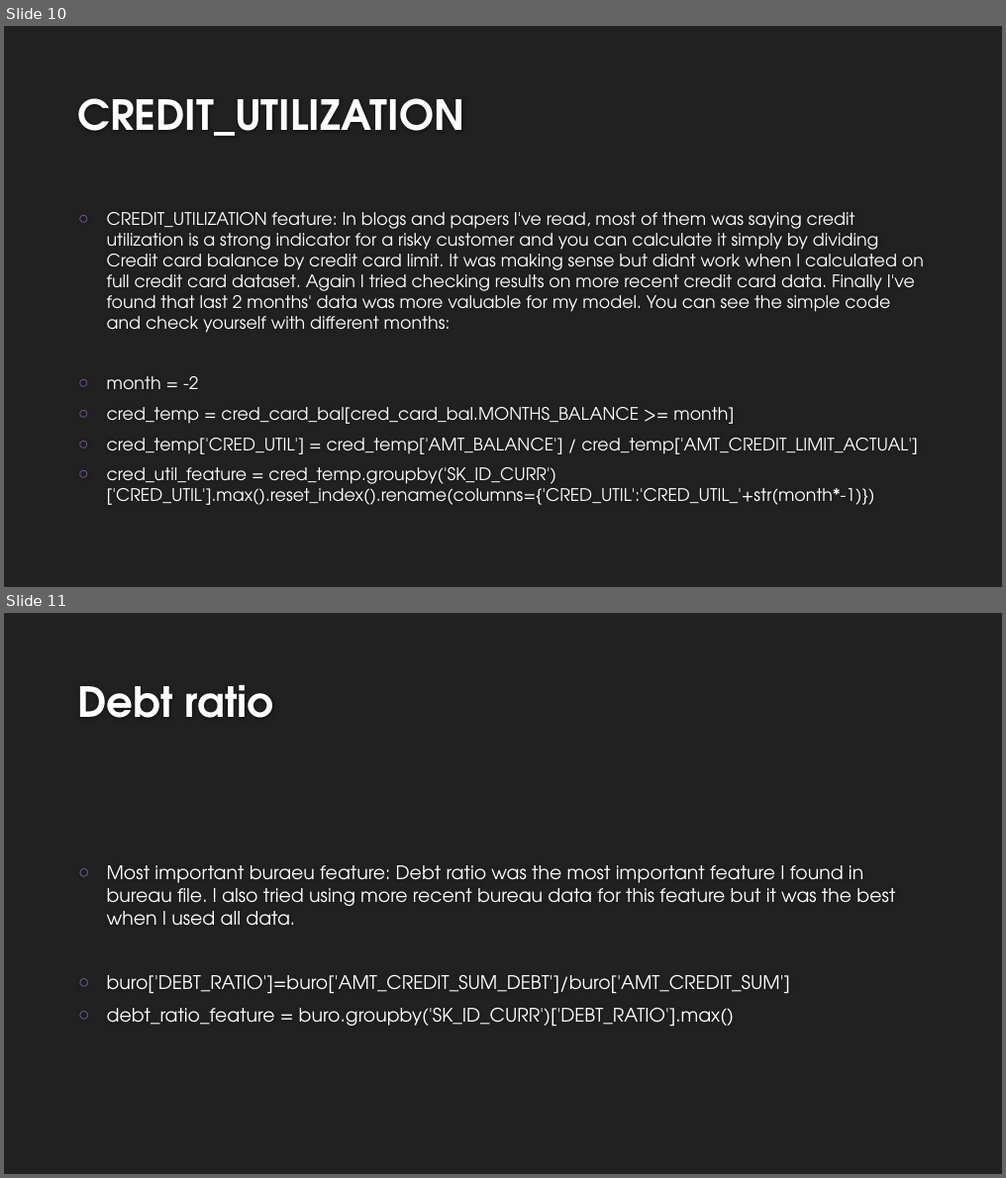
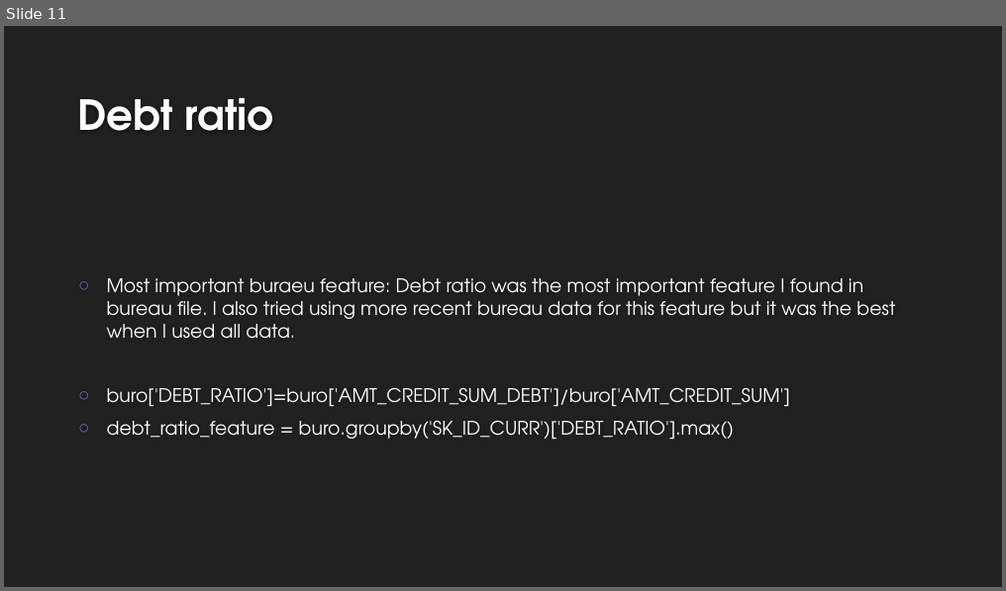
Before and after one commit to EtienneLardeur/P7_Scoring, a slide deck: P7_Support.pptx. Shown one above the other, each under a label of ours: slides 10 and 11 before the commit, slide 11 after it. The pictures are 1006x1178 and 1006x591 pixels, drawn with LibreOffice and Linux fonts; fonts in the diff are those of the drawing; background and template pictures are left out. Boxes give left, top, right and bottom in pixels: in the first picture for what was removed or moved away, otherwise in the second. Text is boxed around its words. In the diff, an @@ line names an element or a change of style, - is before the commit and + after.

Commit message:
split EDA - Model
EDA : encore des aspects à corriger / finaliser   :-/
Model : le scoring n'est pas encore viable (mais le F1-score semble une alternative crédible)  :-(

```diff
--- a/P7_Support.pptx
+++ b/P7_Support.pptx
@@ slide 10 removed at box(4, 26, 1002, 587), background #212121 @@
@@ title removed at box(78, 98, 465, 136) @@
-CREDIT_UTILIZATION
@@ text removed at box(107, 212, 924, 505) @@
-○ CREDIT_UTILIZATION feature: In blogs and papers I've read, most of them was saying credit utilization is a strong indicator for a risky customer and you can calculate it simply by dividing Credit card balance by credit card limit. It was making sense but didnt work when I calculated on full credit card dataset. Again I tried checking results on more recent credit card data. Finally I've found that last 2 months' data was more valuable for my model. You can see the simple code and check yourself with different months:
-○ month = -2
-○ cred_temp = cred_card_bal[cred_card_bal.MONTHS_BALANCE >= month]
-○ cred_temp['CRED_UTIL'] = cred_temp['AMT_BALANCE'] / cred_temp['AMT_CREDIT_LIMIT_ACTUAL']
-○ cred_util_feature = cred_temp.groupby('SK_ID_CURR')['CRED_UTIL'].max().reset_index().rename(columns={'CRED_UTIL':'CRED_UTIL_'+str(month*-1)})
```
Also in this commit, not shown: 1 slide added, 3 other slides removed, 2 other files.
